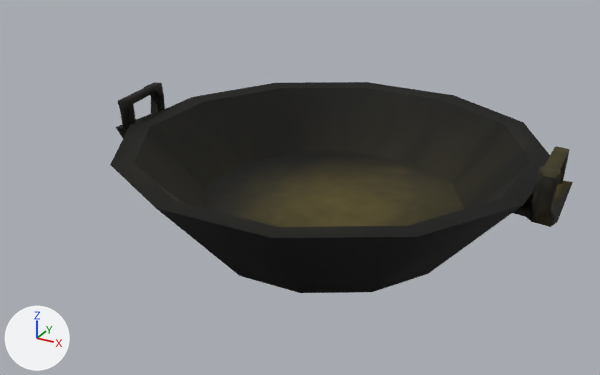
What one commit did to the FBX model SapphCooking/media/models_X/Worlditems/Wokpan.fbx.
One viewpoint serves both versions: a 50 mm camera at (0.332, -0.941, 0.547) aimed at (-0.196, 0.018, 0.067). Lighting does not change. The marker at lower left points along +X, +Y and +Z.

Names of what the first picture shows: 'Wokpan'.
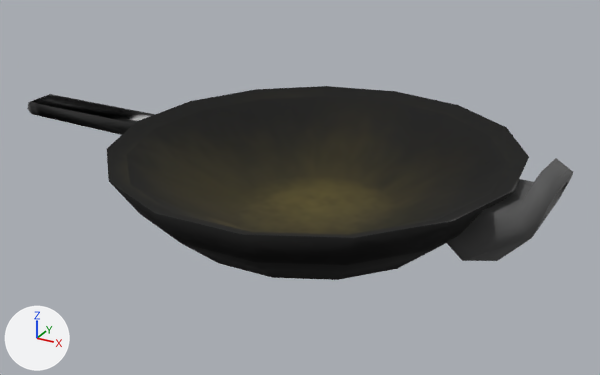
The change, as JSON lines over the scene's bpy script:
```json
{"block": "me_mesh_004", "where": "# used by ob_wokpan; location = (0.0, 0.0, 0.0)"}
{"block": "me_mesh_004", "where": "# verts and faces of me_mesh_004; kept vertices keep their numbers, new ones are numbered from 145"}
{"op": "remove", "block": "me_mesh_004", "code": "me_mesh_004.from_pydata(...)  # 145 vertices, 198 faces; spans x -0.451..0.174, y -0.281..0.281, z 0.0..0.188"}
{"op": "add", "block": "me_mesh_004", "code": "me_mesh_004.from_pydata(...)  # 134 vertices, 117 faces; spans x -0.684..0.178, y -0.282..0.273, z 0.043..0.186"}
{"block": "me_mesh_004", "change": "me_mesh_004 part 1: the loose piece of 61 vertices spanning x -0.42..0.142, y -0.281..0.281, z 0.0..0.153 is rebuilt with 90 vertices and now spans x -0.437..0.121, y -0.282..0.273, z 0.043..0.151"}
{"block": "me_mesh_004", "change": "me_mesh_004 part 2: the loose piece of 44 vertices spanning x 0.095..0.174, y -0.063..0.043, z 0.103..0.188 is rebuilt with 32 vertices and now spans x 0.048..0.178, y -0.08..0.036, z 0.066..0.186"}
{"block": "me_mesh_004", "change": "me_mesh_004 part 3: the loose piece of 40 vertices spanning x -0.451..-0.378, y -0.079..0.023, z 0.105..0.187 is deleted"}
{"block": "me_mesh_004", "change": "me_mesh_004 part 4"}
{"op": "add", "block": "me_mesh_004", "code": "verts[145] = (-0.42, -0.022, 0.13)"}
{"op": "add", "block": "me_mesh_004", "code": "verts[146] = (-0.421, 0.032, 0.13)"}
{"op": "add", "block": "me_mesh_004", "code": "verts[147] = (-0.677, -0.018, 0.11)  # pixel (31, 114)"}
{"op": "add", "block": "me_mesh_004", "code": "verts[148] = (-0.678, 0.026, 0.11)"}
{"op": "add", "block": "me_mesh_004", "code": "verts[149] = (-0.684, 0.027, 0.119)"}
{"op": "add", "block": "me_mesh_004", "code": "verts[150] = (-0.677, 0.029, 0.132)  # pixel (50, 93)"}
{"op": "add", "block": "me_mesh_004", "code": "verts[151] = (-0.676, -0.021, 0.132)  # pixel (28, 102)"}
{"op": "add", "block": "me_mesh_004", "code": "verts[152] = (-0.683, -0.019, 0.119)  # pixel (27, 108)"}
{"op": "add", "block": "me_mesh_004", "code": "verts[153] = (-0.42, -0.018, 0.106)"}
{"op": "add", "block": "me_mesh_004", "code": "verts[154] = (-0.413, -0.02, 0.12)"}
{"op": "add", "block": "me_mesh_004", "code": "verts[155] = (-0.414, 0.031, 0.12)"}
{"op": "add", "block": "me_mesh_004", "code": "verts[156] = (-0.422, 0.029, 0.106)"}
{"op": "add", "block": "me_mesh_004", "code": "faces += [(147, 148, 156, 153), (145, 154, 155, 146), (147, 152, 149, 148), (146, 155, 156, 148, 149, 150), (149, 152, 151, 150), (145, 146, 150, 151)]"}
{"op": "add", "block": "me_mesh_004", "code": "faces += [(153, 156, 155, 154), (145, 151, 152, 147, 153, 154)]"}
```

Changed parts and their boxes (x1, y1, x2, y2) in the pictures (600 x 375 px):
```json
{"object": "Wokpan", "change": "reshaped", "before": [110, 82, 573, 293], "after": [27, 86, 573, 280], "on screen": "18% wider, 8% shorter"}
{"part": 1, "of": "me_mesh_004", "change": "rebuilt", "before": [110, 82, 550, 293], "after": [107, 86, 529, 280], "on screen": "8% shorter"}
{"part": 2, "of": "me_mesh_004", "change": "rebuilt", "before": [513, 146, 573, 227], "after": [446, 158, 573, 261]}
{"part": 3, "of": "me_mesh_004", "change": "deleted", "before": [116, 82, 165, 138], "on screen": "black"}
{"part": 4, "of": "me_mesh_004", "change": "added", "after": [27, 94, 155, 135], "on screen": "black"}
```
